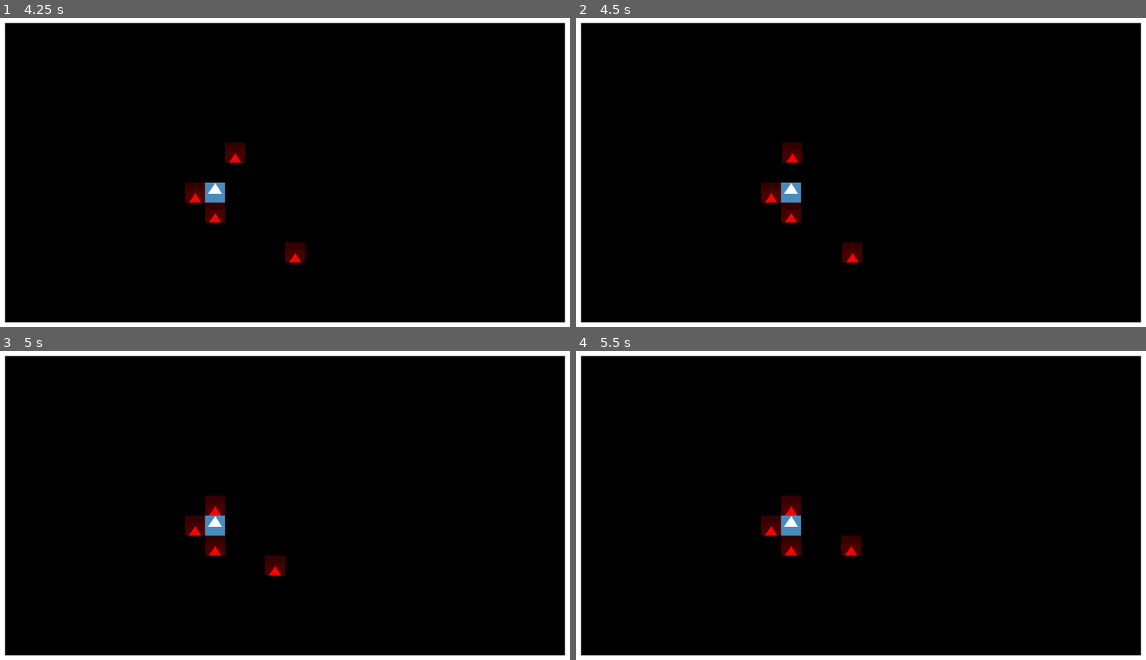
Above: before the commit, frames 1-4 (two rows, left to right).
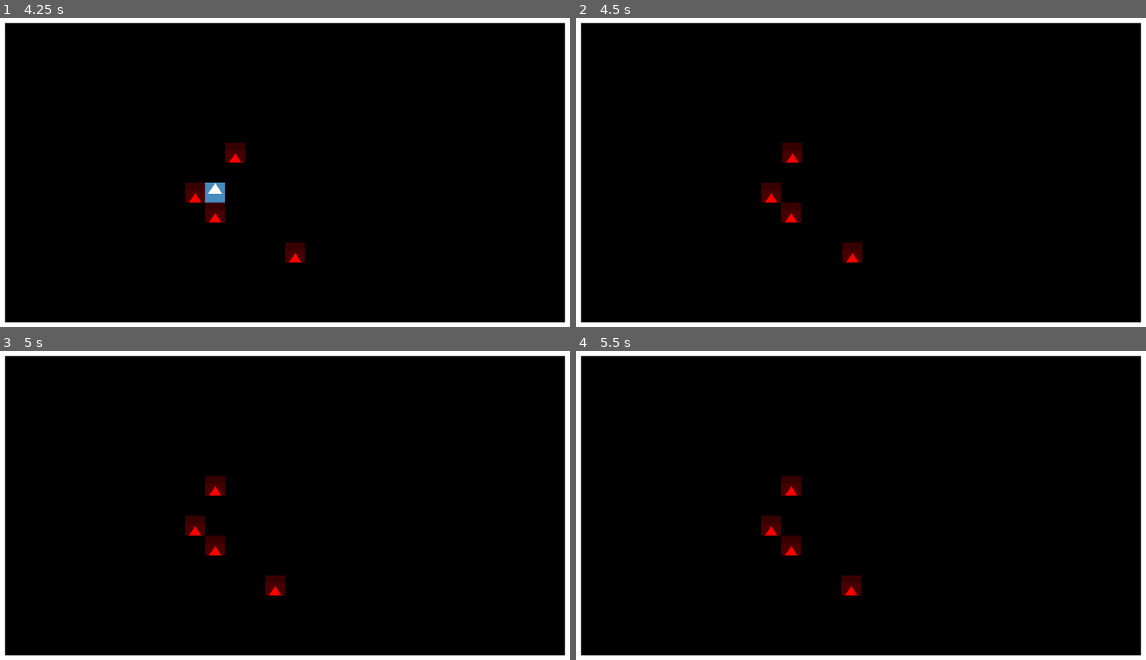
Above: after the commit, the same moments.

Repository: deengames-prototypes/roguelike-base
Game: Godot game, scene res://contexts/core/scenes/CoreGameScene.tscn
Two runs of this game, one before a commit and one after it. Both use one fixed random seed, a clock stepped at 60 frames per second and the inputs below. The engine's default icon, where the game draws it, is replaced by a stand-in: a white triangle on a blue panel in a dark square.
Inputs:
- Up to frame 1 (4.25 s): tap Enter (ui_accept) at 0.5, 0.77, 1.52, 2.75, 3.02, 3.77 s
- Up to frame 2 (4.5 s): tap Enter (ui_accept) at 4.25 s
- Up to frame 3 (5 s): tap Enter (ui_accept) at 4.52 s
- Up to frame 4 (5.5 s): tap Enter (ui_accept) at 5 s

Frame 1 is identical in both runs. In frame 2, 0.2% of the frame differs, in the area x 35-40%, y 53-60%; in frame 3, 1.1%, in the area x 35-50%, y 40-80%; in frame 4, 1.1%.

Commit message:
Monsters melee, player death...

Diff:
--- a/source/contexts/core/scenes/entities/Monster.gd
+++ b/source/contexts/core/scenes/entities/Monster.gd
@@ -6,6 +6,7 @@
 	"hunt": HuntStrategy
 }
 
+@onready var player = get_tree().get_first_node_in_group("Player")
 var movement_strategy = MOVEMENT_STRATEGIES["hunt"].new(self)
 
 func _ready() -> void:
@@ -15,6 +16,14 @@
 	CoreEventBus.player_moving.connect(try_to_move)
 
 func try_to_move():
+	# Check if the player is in melee range
+	var distance_to_player:Vector2 = (player.position - self.position) / TILE_SIZE
+	if distance_to_player.length() <= 1:
+		player.hurt()
+		ActionTweener.attack(create_tween(), self, distance_to_player.normalized())
+		return
+
+	# Nah, he's not melee-able. Move. According to our strategy.
 	var possible_moves = movement_strategy.get_moves()
 	possible_moves.shuffle()
 
--- a/source/contexts/core/scenes/entities/Player.gd
+++ b/source/contexts/core/scenes/entities/Player.gd
@@ -7,6 +7,9 @@
 	"up": Vector2.UP,
 	"down": Vector2.DOWN
 }
+
+# TODO: GOES INTO DATA
+var health_left:int = 4
 
 func _unhandled_key_input(event: InputEvent) -> void:
 	if is_moving:
@@ -46,3 +49,9 @@
 
 func post_move():
 	pass
+
+func hurt():
+	self.health_left -= 1
+	if self.health_left <= 0:
+		CoreEventBus.player_died.emit()
+		self.queue_free()
